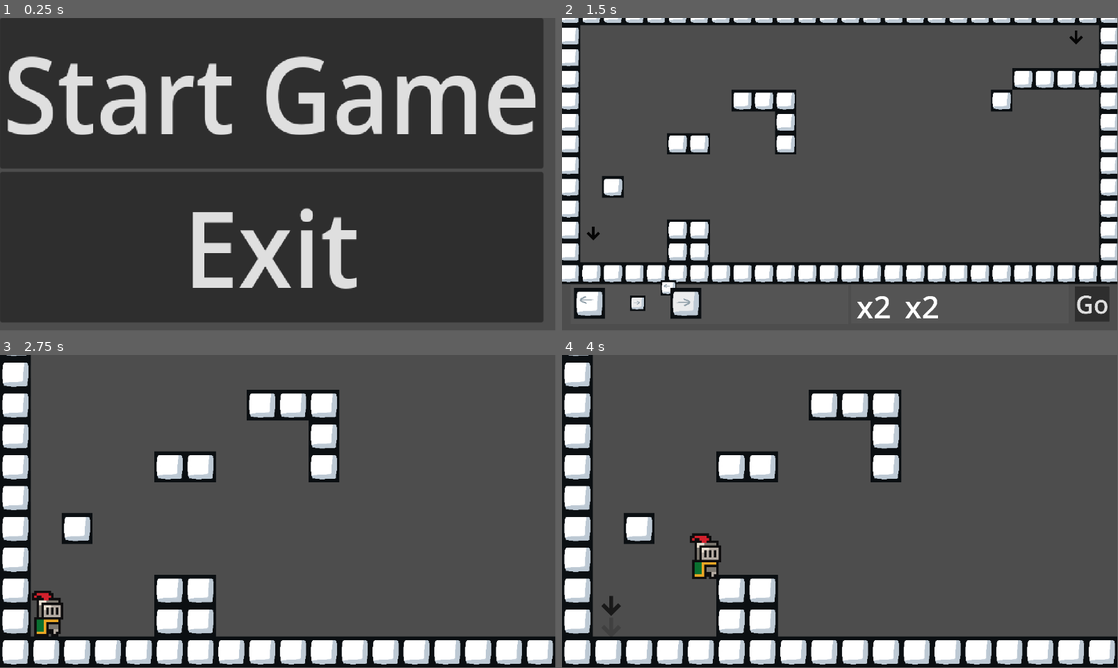
Above: before the commit, frames 1-4 (two rows, left to right).
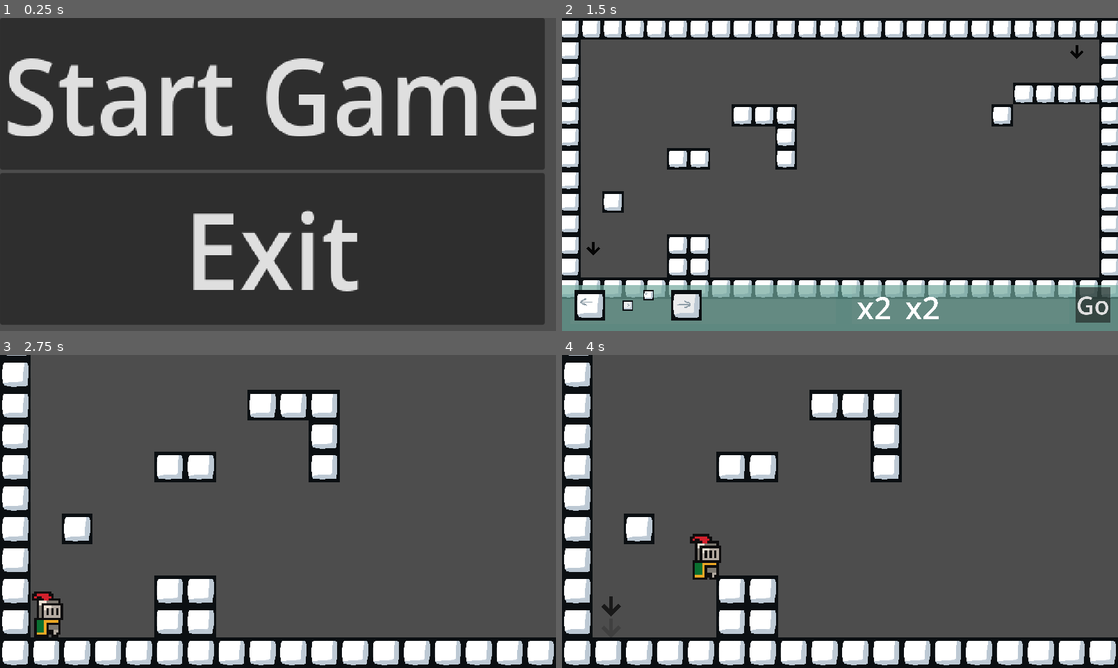
Above: after the commit, the same moments.

Repository: matt-neave/shapeEscape
Game: Godot game, scene res://scenes/menu.tscn
The game is run twice, just before and just after one commit, with the same random seed, the same clock (stepped at 60 frames per second) and the same inputs.
Inputs (mouse positions are in pixels of both pictures, inside the frame that each line leads up to):
- Up to frame 1 (0.25 s): no input
- Up to frame 2 (1.5 s): click "Start Game" at 0.5 s; click "Level 1" at 1.25 s
- Up to frame 3 (2.75 s): click "Go" at 2 s
- Up to frame 4 (4 s): tap Enter (ui_accept) at 2.75, 3.02, 3.77 s; move the mouse to (962, 495) at 2.77 s; hold D (move_right) from 2.78 s (still down); click (962, 495) at 2.85 s; move the mouse to (728, 527) at 3.52 s; right-click (728, 527) at 3.6 s
In our replay, the window is 799x449 before the commit and 800x450 after it. These sizes can differ from the game's own. Grey fills any space a smaller window leaves; there, only what the larger window draws over its background counts as a difference.

The runs differ from the first frame. In frame 1, 5.2% of the frame differs, in the area x 0-98%, y 0-98%; in frame 2, 35%, in the area x 0-100%, y 0-100%; in frame 3, 2.1%; in frame 4, 2.1%.

Commit message:
Resizing of the UI elements

Diff:
--- a/project.godot
+++ b/project.godot
@@ -19,6 +19,11 @@
 
 SoundManager="*res://scripts/sound_manager.gd"
 GameManager="*res://scripts/game_manager.gd"
+
+[display]
+
+window/size/mode=2
+window/stretch/mode="canvas_items"
 
 [input]
 
--- a/scenes/avaliable_shapes.tscn
+++ b/scenes/avaliable_shapes.tscn
@@ -17,9 +17,11 @@
 script = ExtResource("1_e2wwu")
 
 [node name="Panel" type="Panel" parent="."]
+custom_minimum_size = Vector2(550, 80)
 layout_mode = 0
-offset_right = 576.0
-offset_bottom = 81.0
+offset_left = -1.0
+offset_right = 549.0
+offset_bottom = 80.0
 theme_override_styles/panel = SubResource("StyleBoxFlat_8bj4x")
 
 [node name="HBoxContainer" type="HBoxContainer" parent="Panel"]
--- a/scenes/sample_world.tscn
+++ b/scenes/sample_world.tscn
@@ -1,12 +1,16 @@
-[gd_scene load_steps=9 format=3 uid="uid://cpbgad7xpvgim"]
+[gd_scene load_steps=11 format=3 uid="uid://cpbgad7xpvgim"]
 
 [ext_resource type="TileSet" uid="uid://brbpok4okhehv" path="res://map_resources/world_tile_set.tres" id="1_3xljd"]
 [ext_resource type="Script" path="res://scripts/level_manager.gd" id="1_oc1xv"]
+[ext_resource type="Script" path="res://scripts/Phase1Camera.gd" id="2_gj8u6"]
 [ext_resource type="Script" path="res://scripts/tile_draw_controller.gd" id="2_x5ed3"]
 [ext_resource type="PackedScene" uid="uid://dfiwma3suklni" path="res://scenes/avaliable_shapes.tscn" id="4_jnf17"]
 [ext_resource type="Script" path="res://scripts/goal.gd" id="4_ylrk4"]
 [ext_resource type="PackedScene" uid="uid://bjyivq413uhna" path="res://scenes/avaliable_multipliers.tscn" id="5_86tck"]
 [ext_resource type="PackedScene" uid="uid://rvp1j1c6hjh" path="res://particles/arrow_indicator.tscn" id="7_oeccr"]
+
+[sub_resource type="StyleBoxFlat" id="StyleBoxFlat_rk7v1"]
+bg_color = Color(0.407843, 0.654902, 0.603922, 0.658824)
 
 [sub_resource type="RectangleShape2D" id="RectangleShape2D_ut35c"]
 
@@ -16,6 +20,7 @@
 [node name="Phase1Camera" type="Camera2D" parent="."]
 position = Vector2(0, -262)
 zoom = Vector2(0.7, 0.7)
+script = ExtResource("2_gj8u6")
 
 [node name="TileMap" type="TileMap" parent="." node_paths=PackedStringArray("shapes_control")]
 tile_set = ExtResource("1_3xljd")
@@ -32,17 +37,26 @@
 
 [node name="UI" type="CanvasLayer" parent="."]
 
+[node name="Panel" type="Panel" parent="UI"]
+anchors_preset = 2
+anchor_top = 1.0
+anchor_bottom = 1.0
+offset_top = -95.0
+offset_right = 1152.0
+grow_vertical = 0
+theme_override_styles/panel = SubResource("StyleBoxFlat_rk7v1")
+
 [node name="AvaliableShapes" parent="UI" instance=ExtResource("4_jnf17")]
 offset_left = 18.0
 offset_top = 554.0
-offset_right = -560.0
-offset_bottom = -16.0
+offset_right = -22.0
+offset_bottom = 514.0
 
 [node name="AvaliableMultipliers" parent="UI" instance=ExtResource("5_86tck")]
 offset_left = 600.0
 offset_top = 553.0
-offset_right = 31.0
-offset_bottom = 23.0
+offset_right = 560.0
+offset_bottom = 513.0
 
 [node name="StartButton" type="Button" parent="UI"]
 offset_left = 1064.0
--- /dev/null
+++ b/scripts/Phase1Camera.gd
@@ -0,0 +1,23 @@
+extends Camera2D
+
+
+# Called when the node enters the scene tree for the first time.
+func _ready():
+	# Set the camera limits to the tilemap's used rect.
+	var tilemap: TileMap = get_parent().get_node("TileMap")
+	var rect = tilemap.get_used_rect()
+	# Scale by the tile size.
+	rect.size *= tilemap.tile_set.tile_size
+	rect.position *= tilemap.tile_set.tile_size
+	print(rect)
+	limit_left = rect.position.x
+	limit_right = rect.position.x + rect.size.x
+	limit_top = rect.position.y
+
+	# In bottom direciton, we account for UI
+	limit_bottom = rect.position.y + rect.size.y + 80
+
+
+# Called every frame. 'delta' is the elapsed time since the previous frame.
+func _process(delta):
+	pass
--- a/scripts/player.gd
+++ b/scripts/player.gd
@@ -14,19 +14,7 @@
 	if spawn_point:
 		global_position = spawn_point.global_position  # Set player's position to the spawn point
 
-	# Set the camera limits to the tilemap's used rect.
-	var tilemap: TileMap = get_parent().get_node("TileMap")
-	var rect = tilemap.get_used_rect()
-	# Scale by the tile size.
-	rect.size *= tilemap.tile_set.tile_size
-	rect.position *= tilemap.tile_set.tile_size
-	print(rect)
-	camera_2d.limit_left = rect.position.x
-	camera_2d.limit_right = rect.position.x + rect.size.x
-	camera_2d.limit_top = rect.position.y
-	camera_2d.limit_bottom = rect.position.y + rect.size.y
-
-
+	_adjust_camera_limits()
 	camera_2d.make_current()
 
 func _physics_process(delta):
@@ -47,3 +35,16 @@
 		velocity.x = move_toward(velocity.x, 0, SPEED)
 
 	move_and_slide()
+
+func _adjust_camera_limits():
+	# Set the camera limits to the tilemap's used rect.
+	var tilemap: TileMap = get_parent().get_node("TileMap")
+	var rect = tilemap.get_used_rect()
+	# Scale by the tile size.
+	rect.size *= tilemap.tile_set.tile_size
+	rect.position *= tilemap.tile_set.tile_size
+	print(rect)
+	camera_2d.limit_left = rect.position.x
+	camera_2d.limit_right = rect.position.x + rect.size.x
+	camera_2d.limit_top = rect.position.y
+	camera_2d.limit_bottom = rect.position.y + rect.size.y
--- a/scripts/shape_sprite.gd
+++ b/scripts/shape_sprite.gd
@@ -9,18 +9,52 @@
 	set(value):
 		shape = value
 		draw_shape()
-		scale.x /= shape.size()
-		scale.y /= shape.size()
+
+		# Scale the shape to fit the sprite
+		# We need to calculate the center of the sprites
+		# And the width and height they occupy, to scale down
+
+
 
 func draw_shape():
 	# Draws a shape, using sprites from the shape node
 	# Create a new sprite for each block in the shape
+	# While drawing, we track the corners of the shape to scale it down
+	var min_x = 0
+	var min_y = 0
+	var max_x = 0
+	var max_y = 0
+
 	for block_pos in shape.blocks.keys():
 		var block = shape.blocks[block_pos]
 		var sprite = Sprite2D.new()
 		sprite.texture = get_block_texture(block)
 		sprite.position = block_pos * 64
+
+		if block_pos.x < min_x:
+			min_x = block_pos.x
+		if block_pos.y < min_y:
+			min_y = block_pos.y
+		if block_pos.x > max_x:
+			max_x = block_pos.x
+		if block_pos.y > max_y:
+			max_y = block_pos.y
+
 		add_child(sprite)
+
+	var to_scale = max(max_x - min_x + 1, max_y - min_y + 1)
+	scale.x /= to_scale
+	scale.y /= to_scale
+
+	# By default, the pivot is the root block
+	# We need to shift the pivot to the center of the shape
+	var center = Vector2((max_x + min_x) / 2, (max_y + min_y) / 2)
+	position = -center * 64 * scale
+
+	# Finally, move to the center of the container
+	position += get_parent().get_parent().size / 2
+
+
 
 func get_block_texture(block: BuildingBlock) -> Texture:
 	match block.direction:
